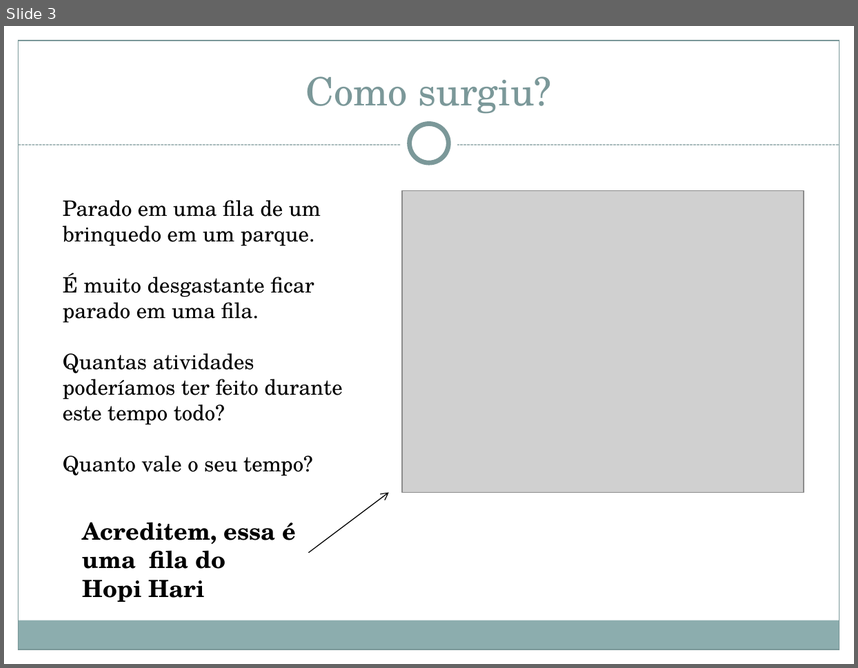
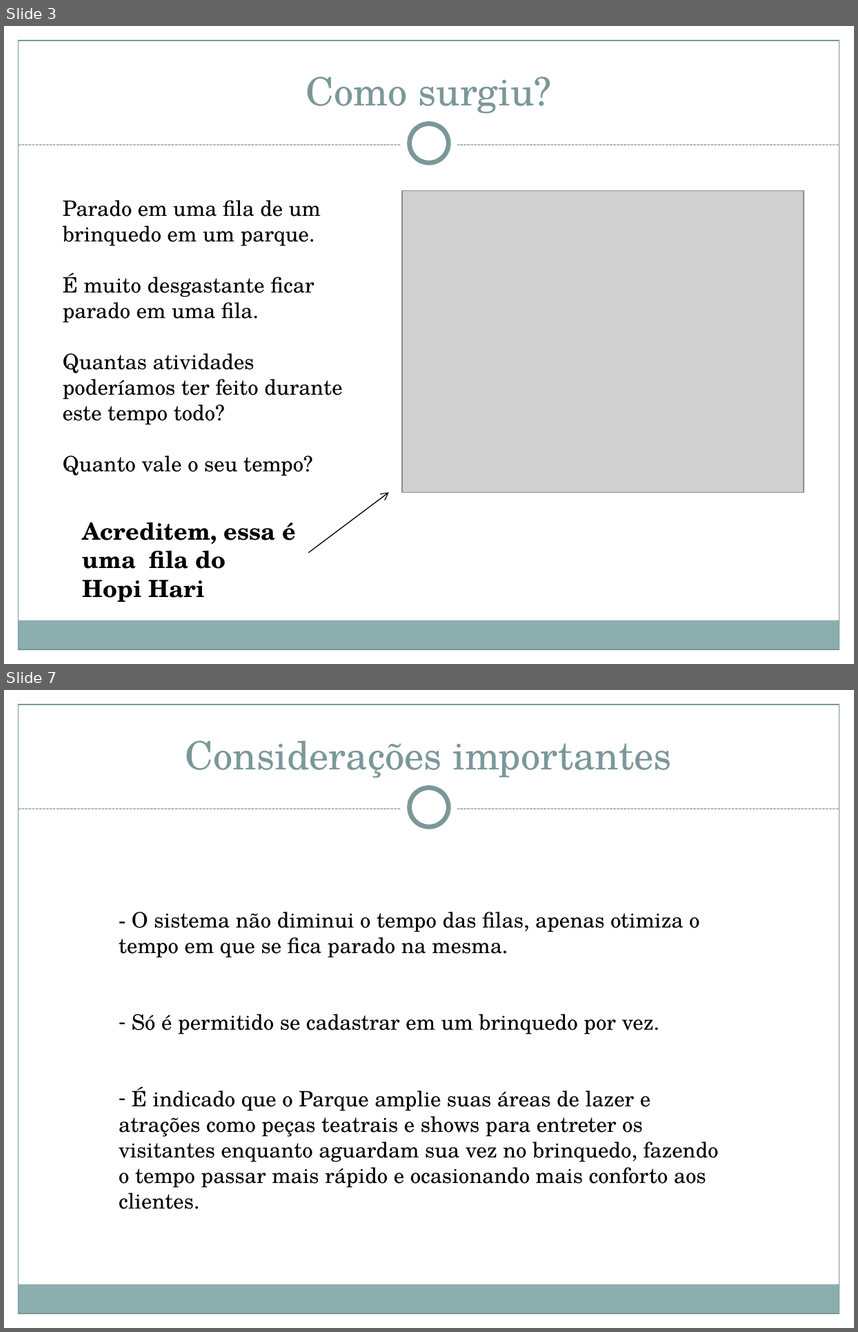
Before and after one commit to herberton/projetof1, a slide deck: wiki/Apresentação/Apresentação Final.pptx. Shown one above the other, each under a label of ours: slide 3 before the commit, slides 3 and 7 after it; the slides between them are not shown. The pictures are 858x668 and 858x1332 pixels, drawn with LibreOffice and Linux fonts; fonts in the diff are those of the drawing; grey boxes stand for pictures. Boxes give left, top, right and bottom in pixels: in the first picture for what was removed or moved away, otherwise in the second. Text is boxed around its words. In the diff, an @@ line names an element or a change of style, - is before the commit and + after.

```diff
--- a/wiki/Apresentação/Apresentação Final.pptx
+++ b/wiki/Apresentação/Apresentação Final.pptx
@@ slide 7 added at (4,690,854,1328), background #FFFFFF; not listed: 8 template elements that a slide beside it also shows @@
@@ title added at (185,740,672,778), 33 pt, text #7C999A @@
+Considerações importantes
@@ text added at (119,911,719,1209), 18 pt, text #000000 @@
+- O sistema não diminui o tempo das filas, apenas otimiza o tempo em que se fica parado na mesma.
+– Só é permitido se cadastrar em um brinquedo por vez.
+– É indicado que o Parque amplie suas áreas de lazer e atrações como peças teatrais e shows para entreter os visitantes enquanto aguardam sua vez no brinquedo, fazendo o tempo passar mais rápido e ocasionando mais conforto aos clientes.
```
Also in this commit, not shown: 6 slides changed, 4 other slides added.
